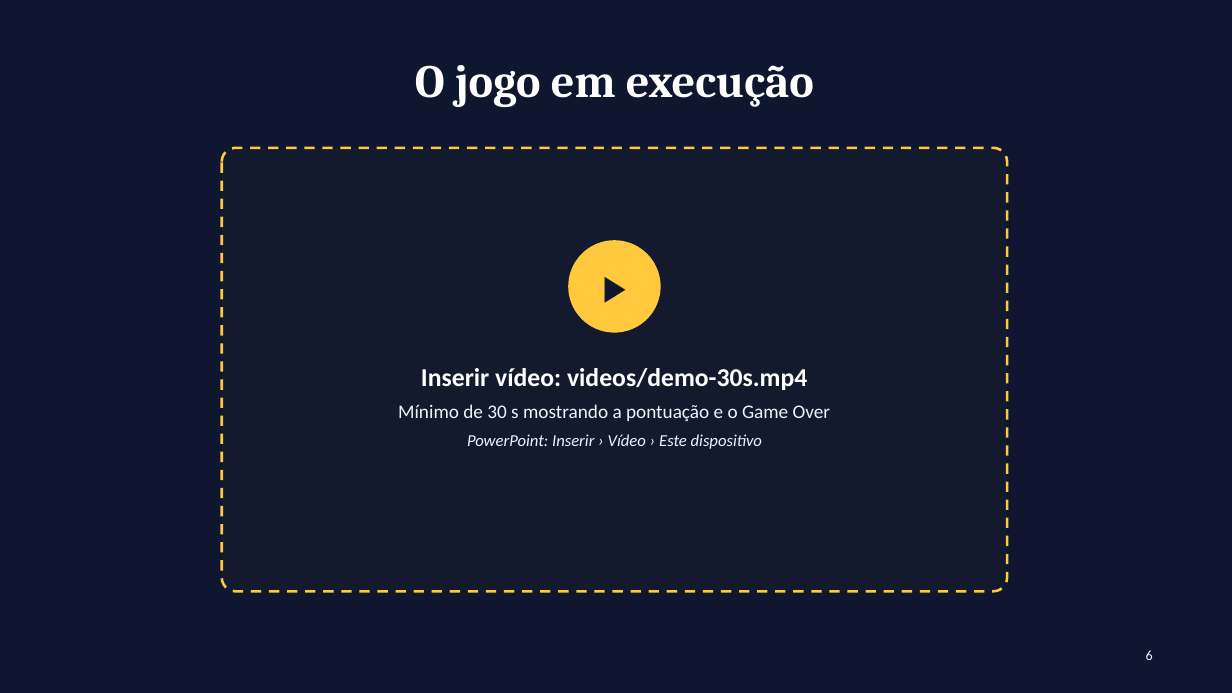
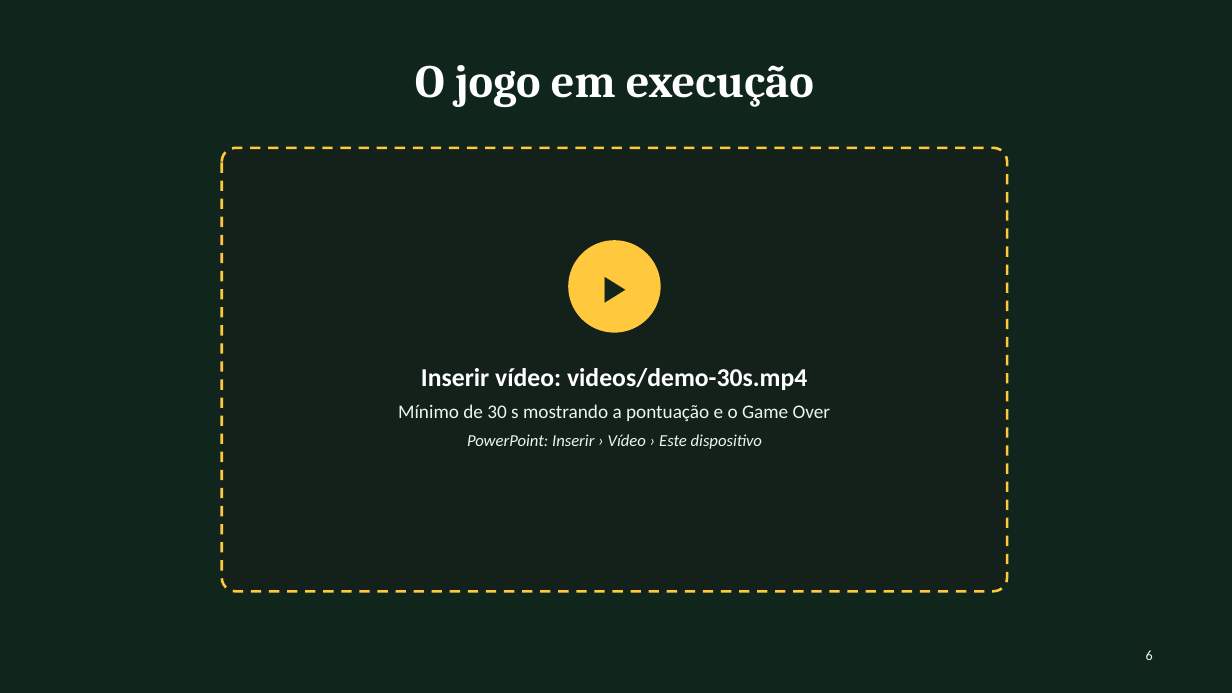
Before and after one commit to MuriloNephi/AndroidAppTemplateAR, a slide deck: slide 6 of ENTREGAS/apresentacao-jogo-ar.pptx. Drawn at 1232x693 pixels with LibreOffice and Linux fonts; fonts in the diff are those of the drawing. Boxes give left, top, right and bottom in pixels: in the first picture for what was removed or moved away, otherwise in the second. Text is boxed around its words. In the diff, an @@ line names an element or a change of style, - is before the commit and + after.

```diff
--- a/ENTREGAS/apresentacao-jogo-ar.pptx
+++ b/ENTREGAS/apresentacao-jogo-ar.pptx
@@ background #0E1630 to #10261C @@
@@ rounded rectangle at (x1=222, y1=148, x2=1007, y2=592): fill #141A2E to #14201A @@
@@ text "▶" at (x1=568, y1=240, x2=661, y2=333): text colour #0E1630 to #10261C @@
@@ text at (x1=398, y1=404, x2=830, y2=449): text colour #EEF2FA to #EDF5F0 in "Mínimo de 30 s mostrando a pontuação ...", "PowerPoint: Inserir › Vídeo › Este dispositivo" @@
@@ page number at (x1=1146, y1=650, x2=1153, y2=660): text colour #EEF2FA to #EDF5F0 @@
```
Also in this commit, not shown: 6 other slides changed, 1 slide added, 1 slide removed, 1 other file.
